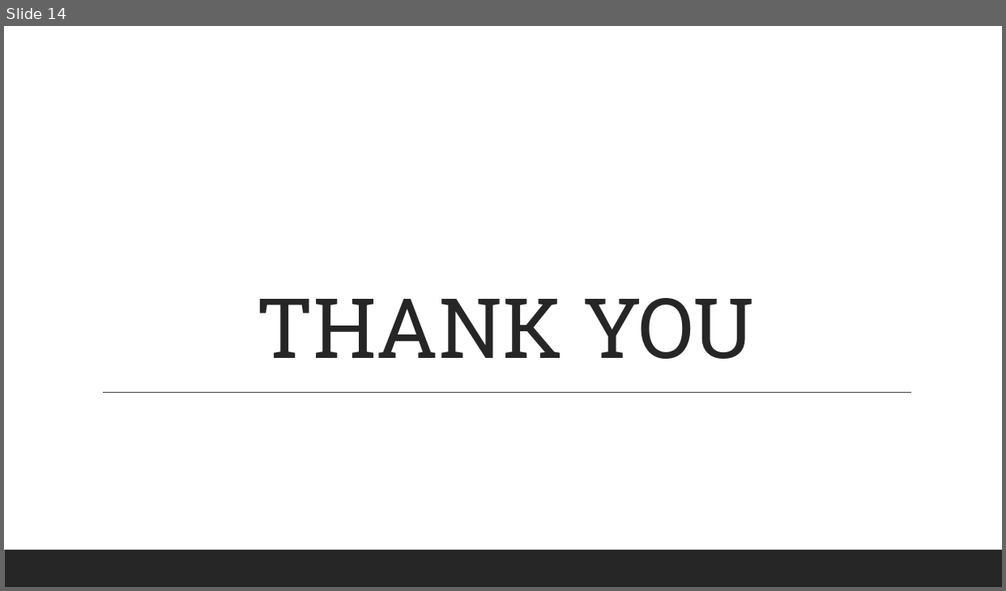
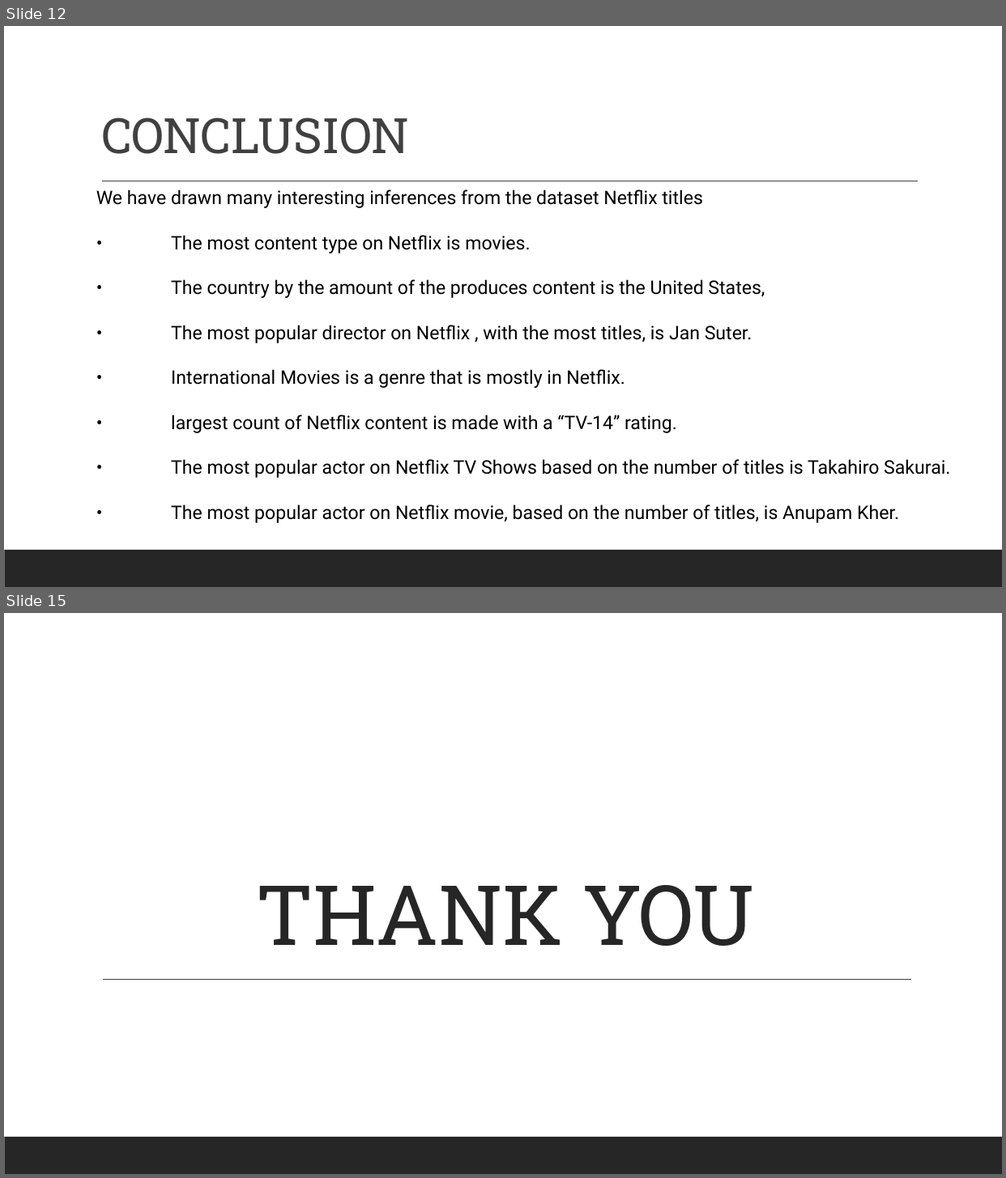
Before and after one commit to K-L-U-H/Netflix_Data_Analysis, a slide deck: presentations/NETFLIX DATA ANALYSIS WITH PYTHON_R4(final one).pptx. Shown one above the other, each under a label of ours: slide 14 before the commit, slides 12 and 15 after it; the slides between them are not shown. The pictures are 1006x591 and 1006x1178 pixels, drawn with LibreOffice and Linux fonts; fonts in the diff are those of the drawing. Boxes give left, top, right and bottom in pixels: in the first picture for what was removed or moved away, otherwise in the second. Text is boxed around its words. In the diff, an @@ line names an element or a change of style, - is before the commit and + after.

```diff
--- a/presentations/NETFLIX DATA ANALYSIS WITH PYTHON_R4(final one).pptx
+++ b/presentations/NETFLIX DATA ANALYSIS WITH PYTHON_R4(final one).pptx
@@ slide 12 added at (4, 26, 1002, 587), background #FFFFFF; not listed: 1 template element that a slide beside it also shows @@
@@ title added at (101, 118, 410, 154), 47 pt, text #404040 @@
+CONCLUSION
@@ text added at (96, 190, 950, 523), 18 pt, text #000000 @@
+We have drawn many interesting inferences from the dataset Netflix titles
+• The most content type on Netflix is movies.
+• The country by the amount of the produces content is the United States,
+• The most popular director on Netflix , with the most titles, is Jan Suter.
+• International Movies is a genre that is mostly in Netflix.
+• largest count of Netflix content is made with a “TV-14” rating.
+• The most popular actor on Netflix TV Shows based on the number of titles is Takahiro Sakurai.
+• The most popular actor on Netflix movie, based on the number of titles, is Anupam Kher.
@@ line added from (102, 182) to (918, 182), #404040 1 pt @@
@@ what was slide 14 is now slide 15 @@
```
Also in this commit, not shown: 4 slides changed, 3 other slides added, 3 slides removed.
